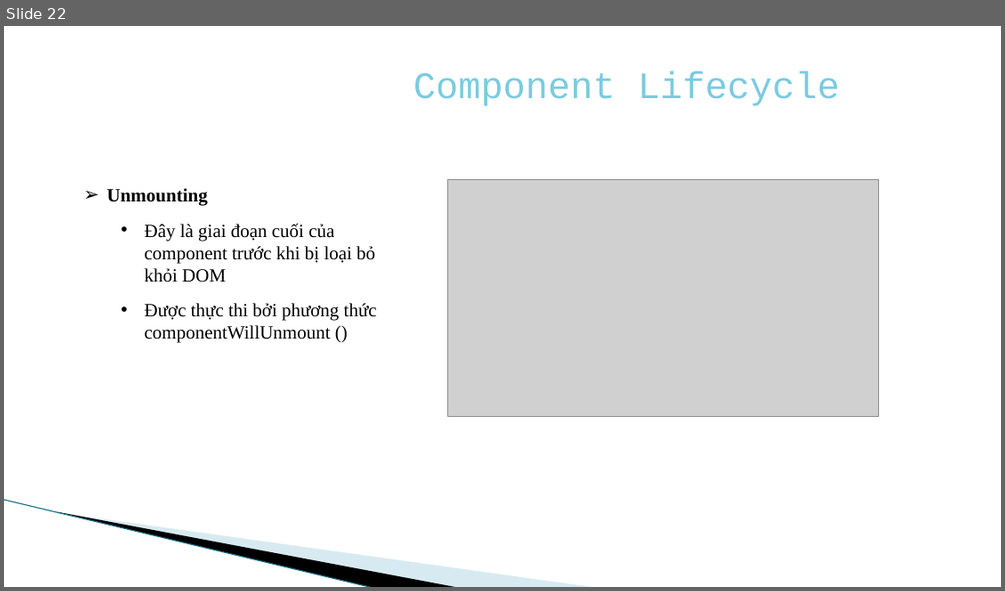
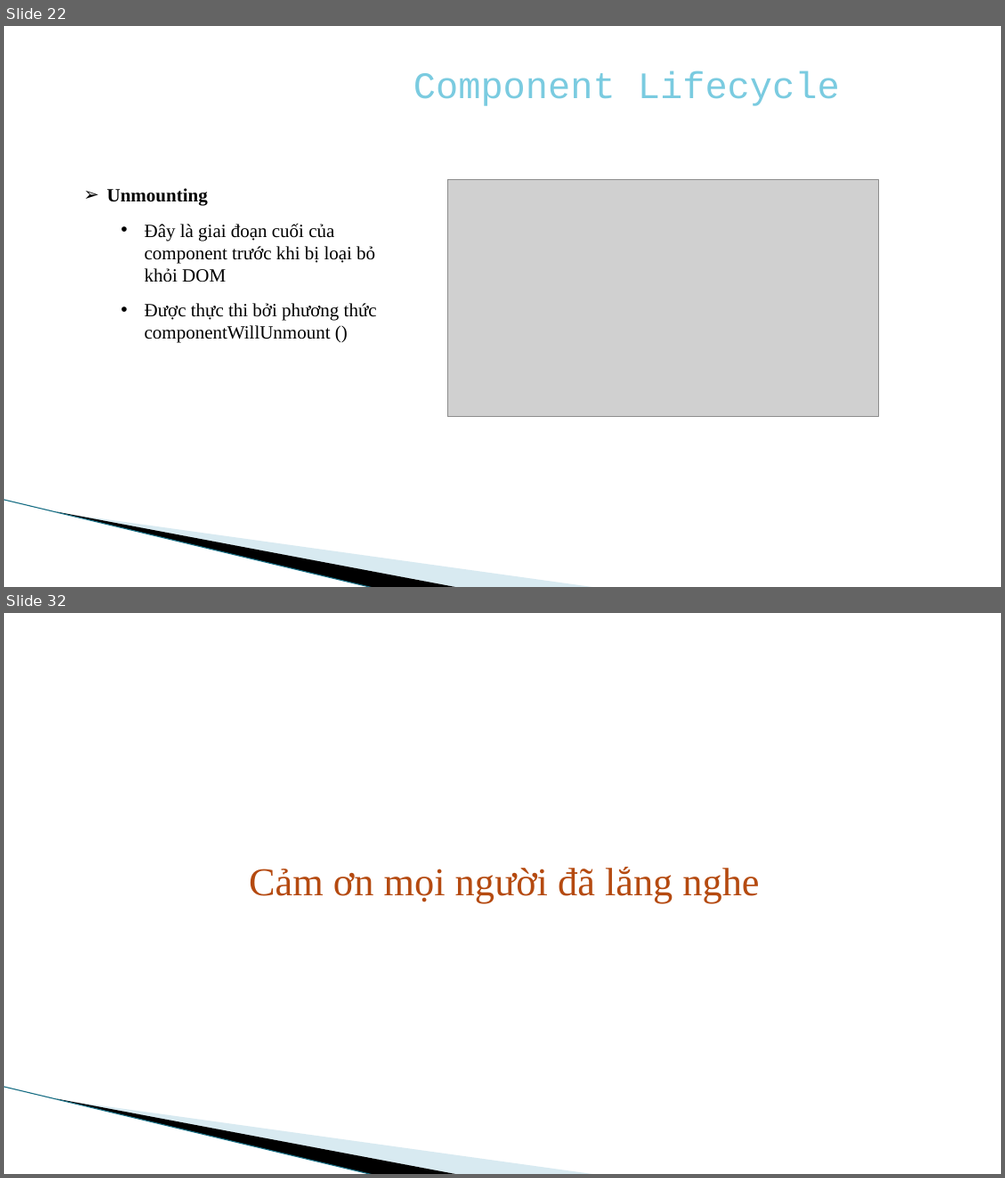
Before and after one commit to dungtranviet/demo, a slide deck: reactjs.pptx. Shown one above the other, each under a label of ours: slide 22 before the commit, slides 22 and 32 after it; the slides between them are not shown. The pictures are 1005x591 and 1005x1178 pixels, drawn with LibreOffice and Linux fonts; fonts in the diff are those of the drawing; grey boxes stand for pictures; background and template pictures are left out. Boxes give left, top, right and bottom in pixels: in the first picture for what was removed or moved away, otherwise in the second. Text is boxed around its words. In the diff, an @@ line names an element or a change of style, - is before the commit and + after.

```diff
--- a/reactjs.pptx
+++ b/reactjs.pptx
@@ slide 32 added at (4, 613, 1001, 1174), background #FFFFFF; not listed: 3 template elements that a slide beside it also shows @@
@@ text added at (249, 867, 759, 903), 38 pt, text #B54A10 @@
+Cảm ơn mọi người đã lắng nghe
```
Also in this commit, not shown: 9 other slides added, 6 other files.
